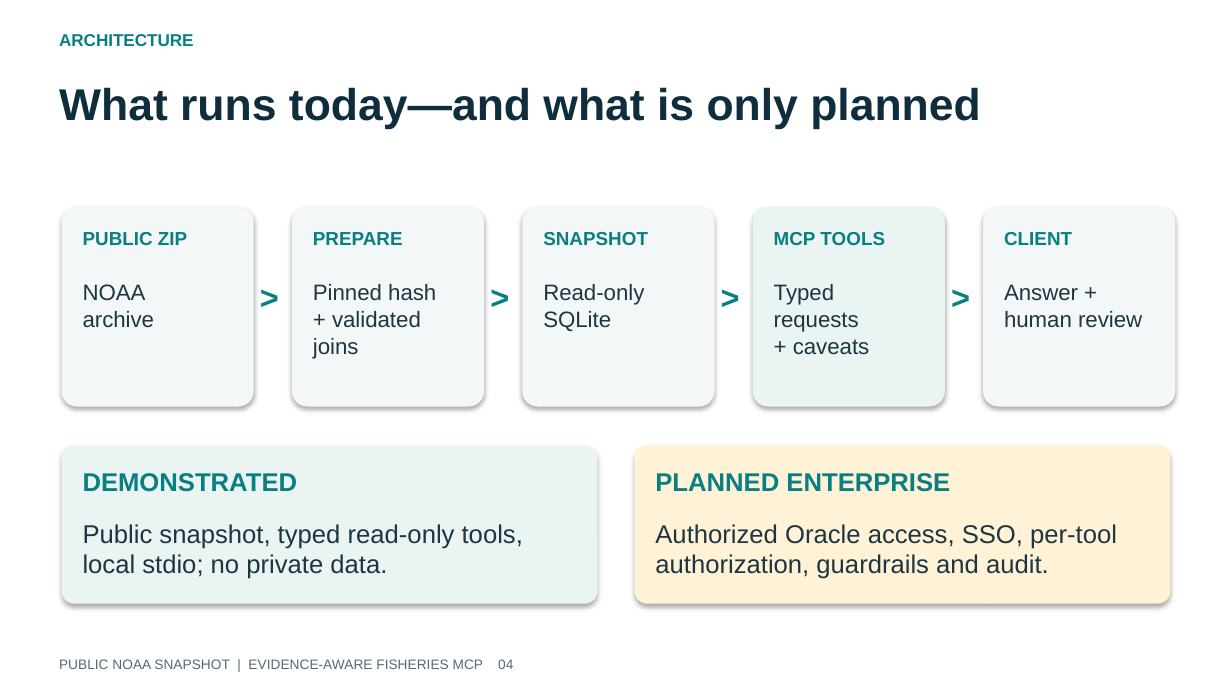
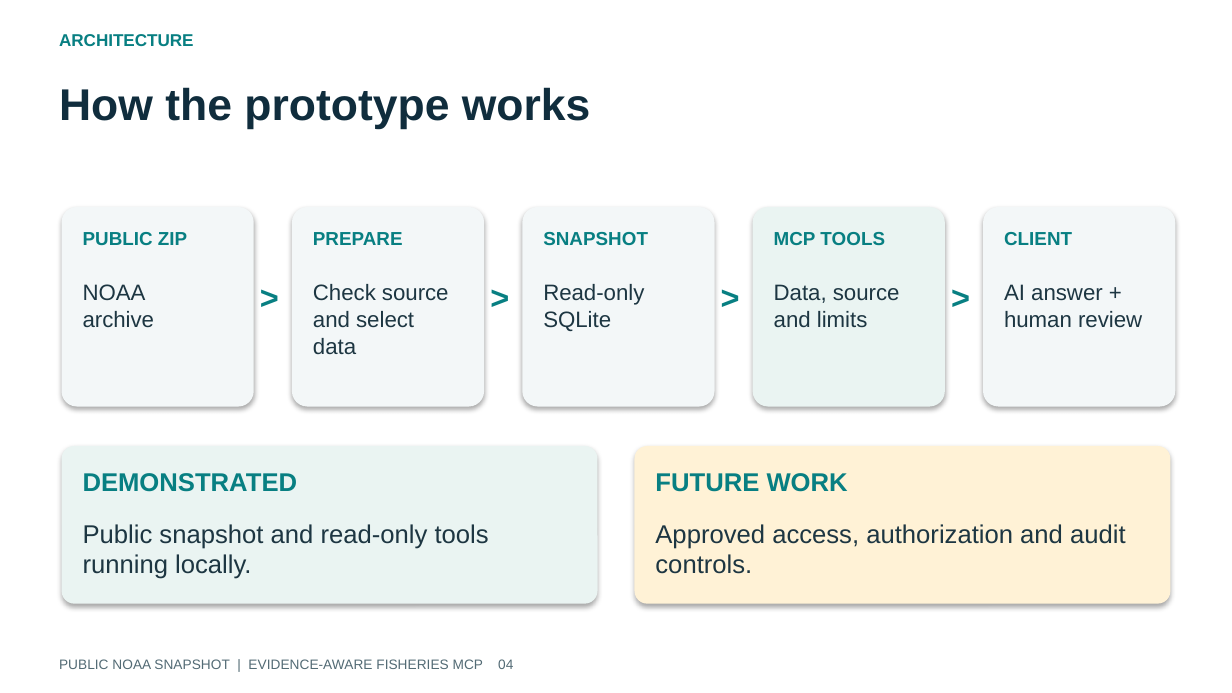
Before and after one commit to gsa-mcp-hackathon/noaa-fisheries-data-gateway, a slide deck: slide 4 of submission/release/fisheries-deck.pptx. Drawn at 1232x693 pixels with LibreOffice and Linux fonts; fonts in the diff are those of the drawing. Boxes give left, top, right and bottom in pixels: in the first picture for what was removed or moved away, otherwise in the second. Text is boxed around its words. In the diff, an @@ line names an element or a change of style, - is before the commit and + after.

```diff
--- a/submission/release/fisheries-deck.pptx
+++ b/submission/release/fisheries-deck.pptx
@@ text at bbox=[59, 87, 591, 130]: text changed @@
-What runs today—and what is only planned
+How the prototype works
@@ text at bbox=[313, 284, 449, 354]: text changed @@
-Pinned hash
-+ validated joins
+Check source
+and select data
@@ text at bbox=[774, 284, 900, 328]: text changed @@
-Typed requests
-+ caveats
+Data, source
+and limits
@@ text at bbox=[1004, 284, 1142, 328]: text changed @@
-Answer +
-human review
+AI answer +
+human review
@@ text at bbox=[655, 473, 848, 492]: text changed @@
-PLANNED ENTERPRISE
+FUTURE WORK
@@ text at bbox=[83, 524, 489, 579]: text changed @@
-Public snapshot, typed read-only tools, local stdio; no private data.
+Public snapshot and read-only tools running locally.
@@ text at bbox=[655, 524, 1126, 574]: text changed @@
-Authorized Oracle access, SSO, per-tool authorization, guardrails and audit.
+Approved access, authorization and audit controls.
```
Also in this commit, not shown: 11 other slides changed, 12 other files.
